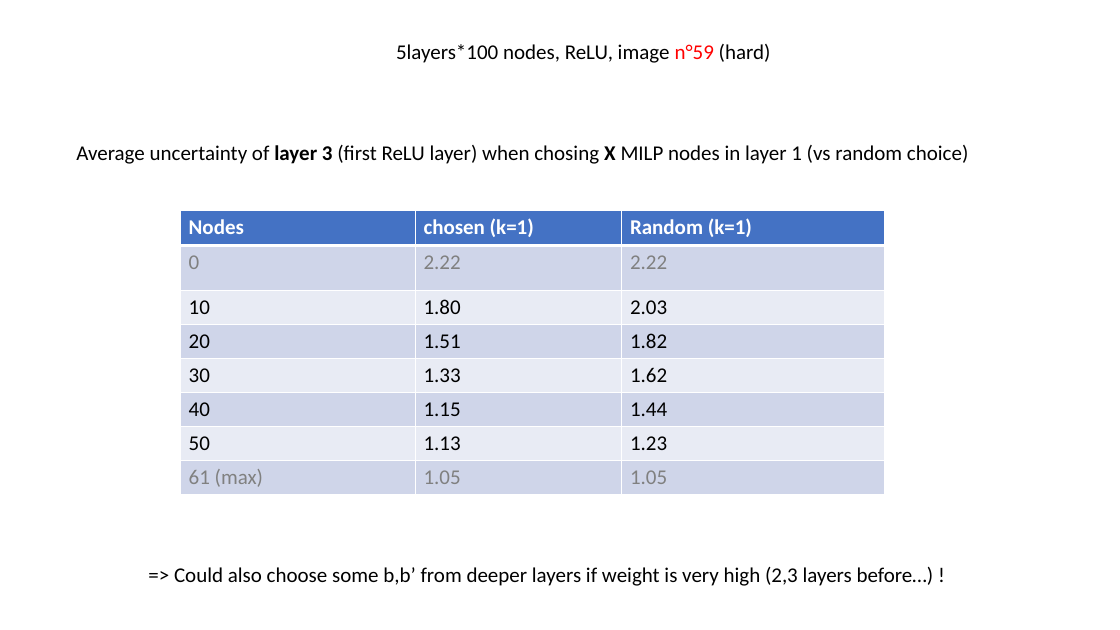
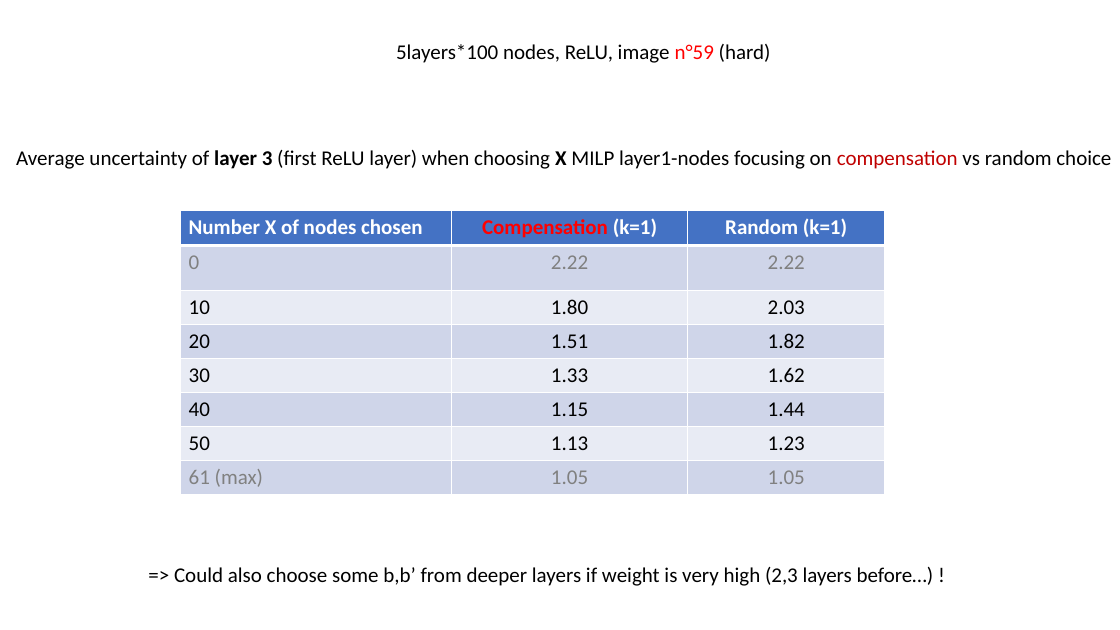
Before and after one commit to blaisegenest/vericompensate, a slide deck: slide 4 of WP1verifDNN.pptx (slide 15 before the commit). Drawn at 1120x630 pixels with LibreOffice and Linux fonts; fonts in the diff are those of the drawing. Boxes give left, top, right and bottom in pixels: in the first picture for what was removed or moved away, otherwise in the second. Text is boxed around its words. In the diff, an @@ line names an element or a change of style, - is before the commit and + after.

Commit message:
ppt

```diff
--- a/WP1verifDNN.pptx
+++ b/WP1verifDNN.pptx
@@ text at (x1=16, y1=150, x2=1111, y2=169): text changed @@
-Average uncertainty of layer 3 (first ReLU layer) when chosing X MILP nodes in layer 1 (vs random choice)
+Average uncertainty of layer 3 (first ReLU layer) when choosing X MILP layer1-nodes focusing on compensation vs random choice
@@ table at (x1=181, y1=210, x2=886, y2=494) @@
-row 1, column 1: Nodes
+row 1, column 1: Number X of nodes chosen
-row 1, column 2: chosen (k=1)
+row 1, column 2: Compensation (k=1)
@@ alignment left to centre @@
```
Also in this commit, not shown: 6 other slides changed, 1 slide added, 15 slides removed, 1 other file.
